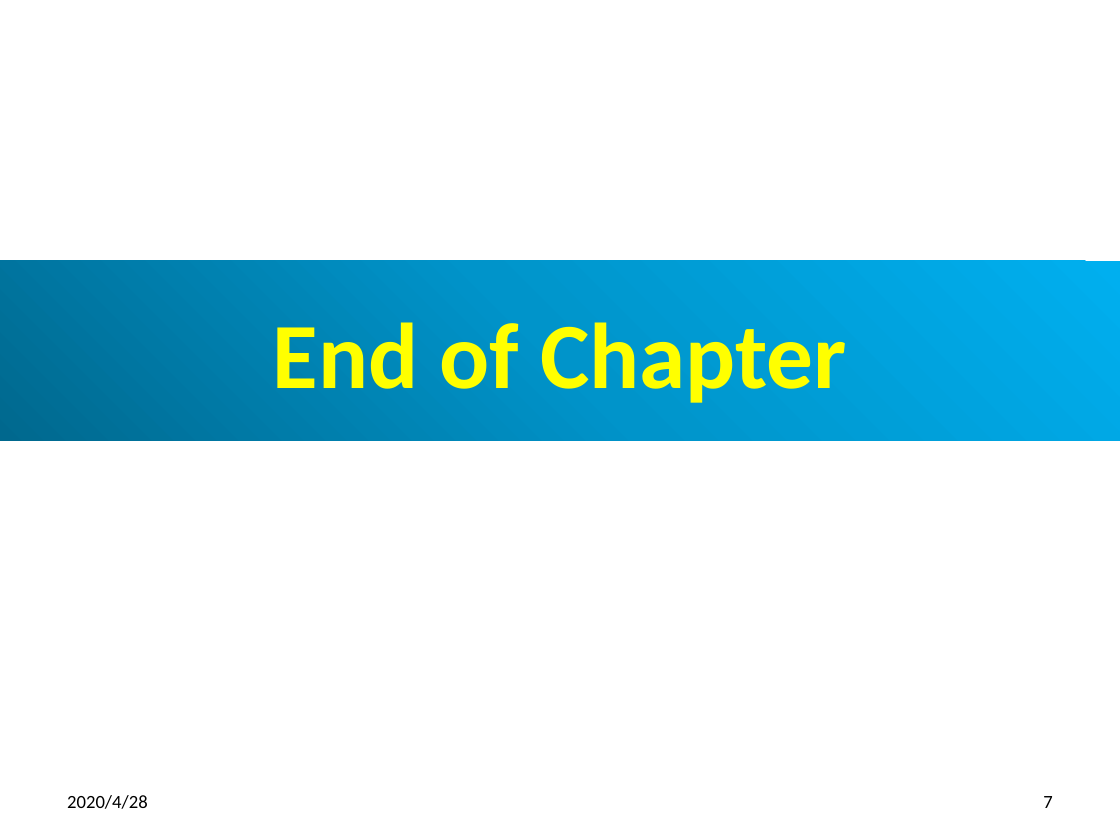
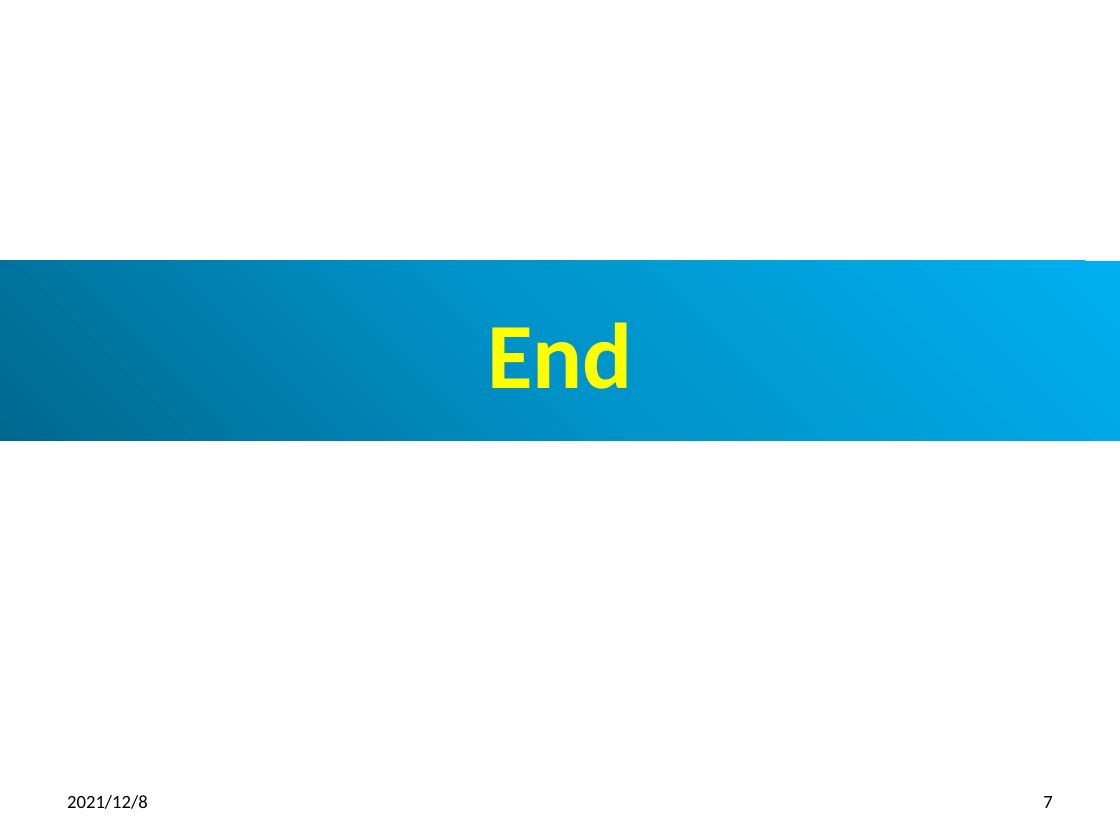
Before and after one commit to peterhchen/800-Docker, a slide deck: slide 7 of 03_Advantage.pptx. Drawn at 1120x840 pixels with LibreOffice and Linux fonts; fonts in the diff are those of the drawing. Boxes give left, top, right and bottom in pixels: in the first picture for what was removed or moved away, otherwise in the second. Text is boxed around its words. In the diff, an @@ line names an element or a change of style, - is before the commit and + after.

```diff
--- a/03_Advantage.pptx
+++ b/03_Advantage.pptx
@@ title at box(487, 322, 633, 389): text changed @@
-End of Chapter
+End
@@ text at box(67, 795, 148, 809): text changed @@
-2020/4/28
+2021/12/8
```
Also in this commit, not shown: 6 other slides changed.
